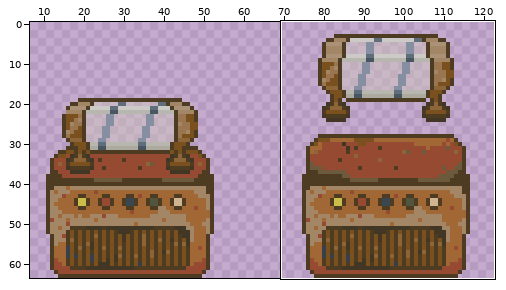
Two versions of one sprite sheet, Assets/Equipment/Replicator/Files/artifact_replicator.png. The picture above shows the old version from afar; the outline marks the close-up.
Close-up. Before the edit:
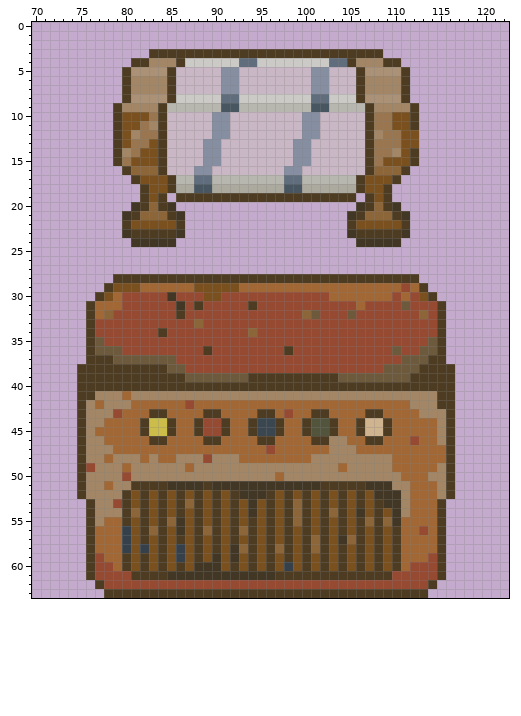
The file is 128x64 pixels. Shown: x 70..122, y 0..63. The wide view leaves out empty margins.
Once edited:
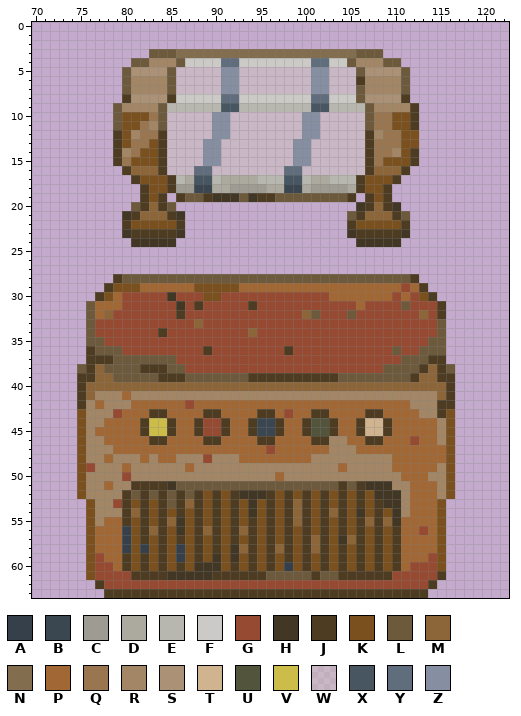
Palette (. is transparent): A #35404a  B #3a4650  C #9e9c92  D #acaa9e  E #b8b7af  F #cccac6  G #964a32  H #423724  J #4d3c21  K #7a501f  L #6d593c  M #8c6538  N #836d4f  P #a16734  Q #99764f  R #a38665  S #ab9175  T #d0b38f  U #53543c  V #ccbd4a  W #d3cdba61  X #485662  Y #606d7c  Z #868ea1
Edits made:
Colour X becomes colour B in row 18 at x 88 to 89 and 98 to 99.
Colour D becomes colour C in row 18 at x 86 to 87, 92 to 95 and 101 to 104.
Colour E becomes colour D in row 17 at x 87, 91 to 94 and 101 to 102.
Colour Y becomes colour F in row 4 at x 93 to 94 and 103 to 104.
Colour J becomes colour H in row 19 at x 90 to 92 and 94.
Colour H becomes colour J in row 61 at x 90 to 95.
Colour R becomes colour J in row 43 at x 115.
Colour J becomes colour K in rows 43 to 52 at x 75 and 116; in rows 53 to 60 at x 76 and 115; in row 61 at x 76.
Colour H becomes colour L in row 20 at x 81 and 85; in row 21 at x 105 and 111; in row 51 at x 86 to 88 and 90 to 101; in row 61 at x 96.
Colour J becomes colour L in row 3 at x 83 to 85 and 106 to 108; in row 4 at x 81 to 82, 86, 105 and 109 to 110; in row 5 at x 80, 85, 106 and 111; in row 6 at x 80, 85 and 111; in row 7 at x 80, 85, 106 and 111; in row 8 at x 106.
Colour J becomes colour L in rows 9 to 11 at x 79, 84 and 107; in row 19 at x 87 to 88, 93 and 97 to 104; in row 28 at x 80 to 111; in rows 31 to 32 at x 76; in rows 33 to 35 at x 76 and 115; in row 36 at x 115.
Colour J becomes colour L in row 38 at x 75, 78 to 81 and 116; in row 39 at x 79 to 83; in row 51 at x 89, 102 to 103 and 105; in row 61 at x 97 to 100 and 102 to 103.
Colour K becomes colour L in row 52 at x 81, 83, 85 and 87; in row 53 at x 85.
Colour J becomes colour M in row 38 at x 77 and 114; in row 39 at x 77 to 78 and 113 to 114; in row 40 at x 76 to 115; in row 41 at x 76 and 115.
Colour J becomes colour N in row 3 at x 86 to 105.
Colour Y becomes colour X in row 17 at x 88 to 89 and 98 to 99.
Colour F becomes colour Y in row 4 at x 91 to 92 and 101 to 102.
Colour Z becomes colour Y in row 16 at x 88 to 89 and 98 to 99.
